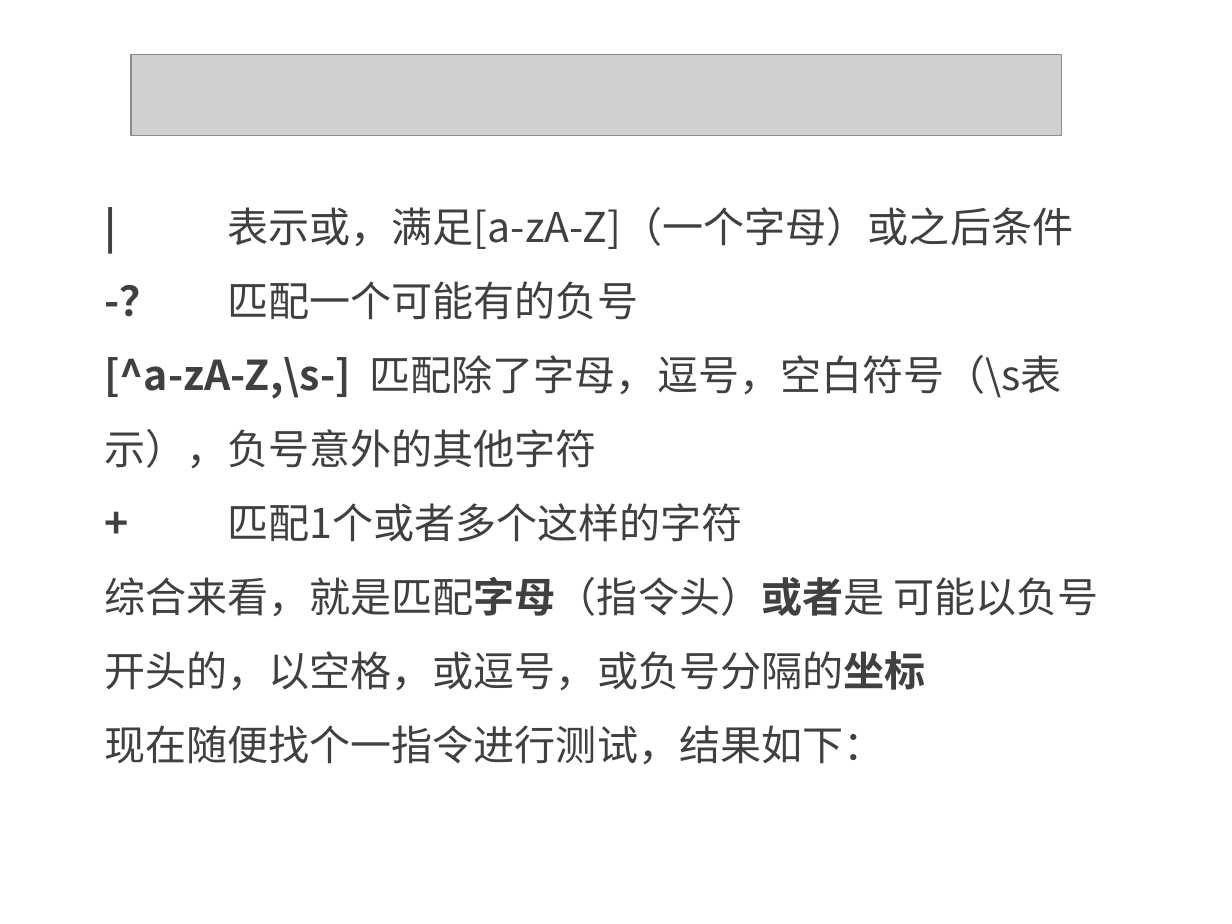
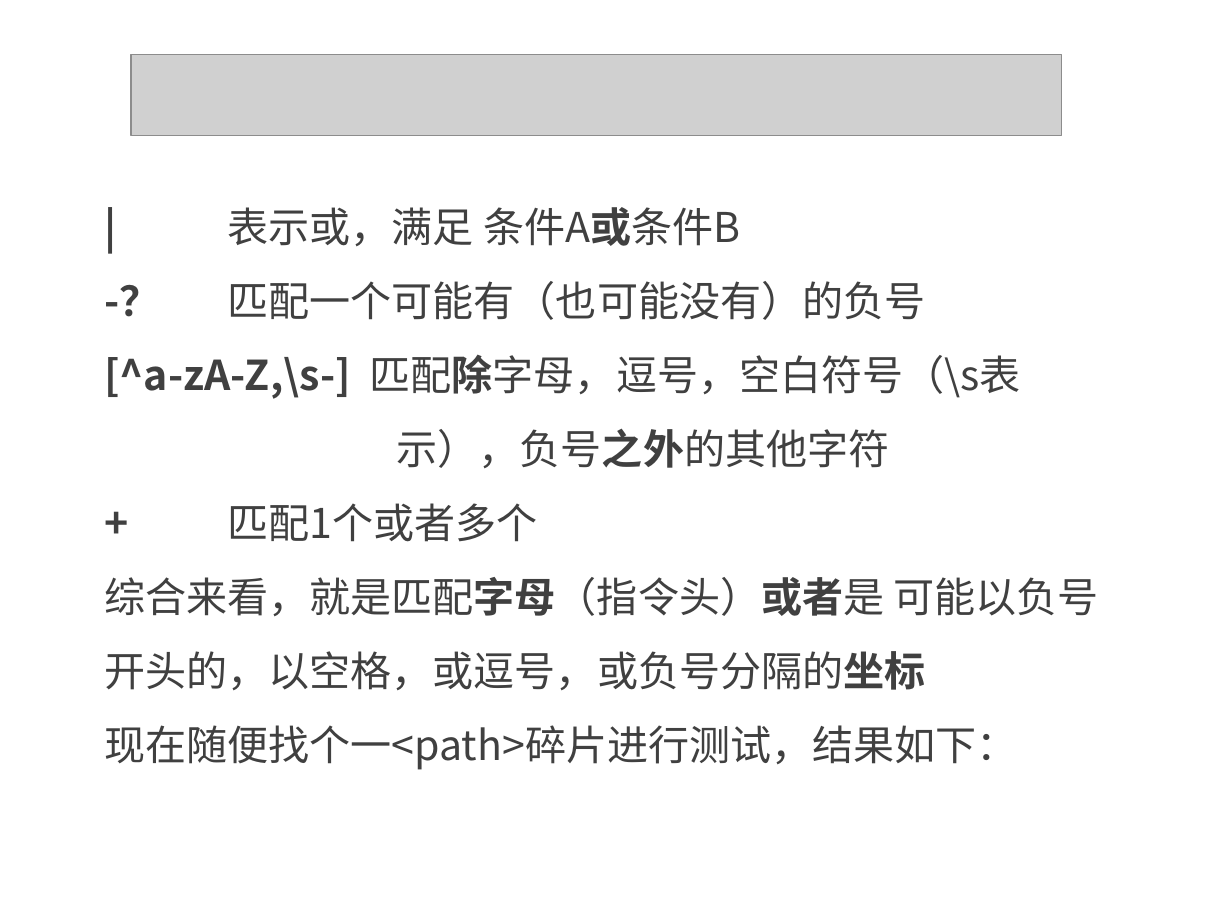
Before and after one commit to kong66/webAni, a slide deck: slide 32 of 20-svg-explode/20.pptx. Drawn at 1232x924 pixels with LibreOffice and Linux fonts; fonts in the diff are those of the drawing; grey boxes stand for pictures. Boxes give left, top, right and bottom in pixels: in the first picture for what was removed or moved away, otherwise in the second. Text is boxed around its words. In the diff, an @@ line names an element or a change of style, - is before the commit and + after.

```diff
--- a/20-svg-explode/20.pptx
+++ b/20-svg-explode/20.pptx
@@ text at [104,207,1021,542]: text changed @@
-| 表示或，满足[a-zA-Z]（一个字母）或之后条件
--？ 匹配一个可能有的负号
-[^a-zA-Z,\s-] 匹配除了字母，逗号，空白符号（\s表 示），负号意外的其他字符
-+ 匹配1个或者多个这样的字符
+| 表示或，满足 条件A或条件B
+-？ 匹配一个可能有（也可能没有）的负号
+[^a-zA-Z,\s-] 匹配除字母，逗号，空白符号（\s表
+示），负号之外的其他字符
++ 匹配1个或者多个
@@ text at [104,725,1018,770]: text changed @@
-现在随便找个一指令进行测试，结果如下：
+现在随便找个一<path>碎片进行测试，结果如下：
```
Also in this commit, not shown: 30 other slides changed, 1 slide added, 3 other files.
